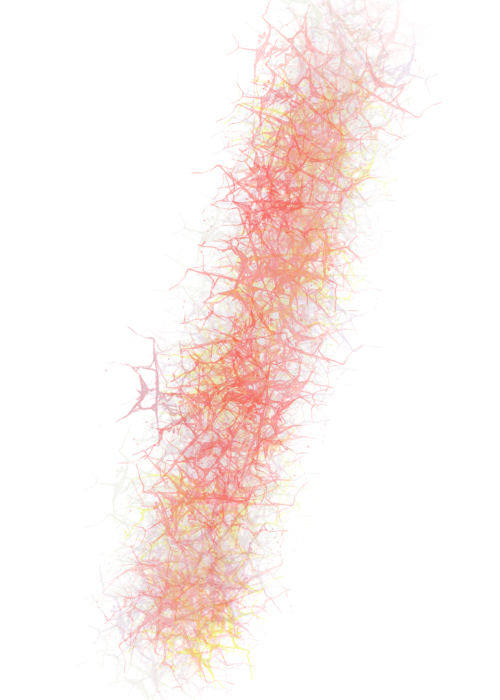
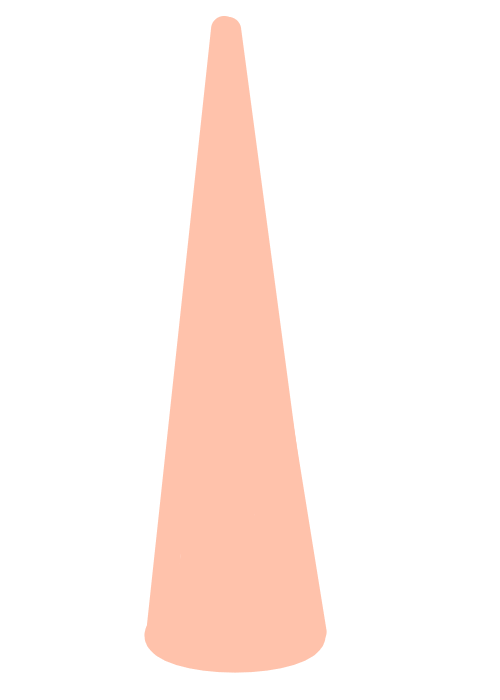
Comparing the layer stacks of the two 500px x 700px images. Changes:
added layer "Warstwa 6" (lighten, 33%) above "Warstwa 1" over [144, 15, 327, 673]
hid "Warstwa 1", painted on it over [76, 0, 444, 700]
